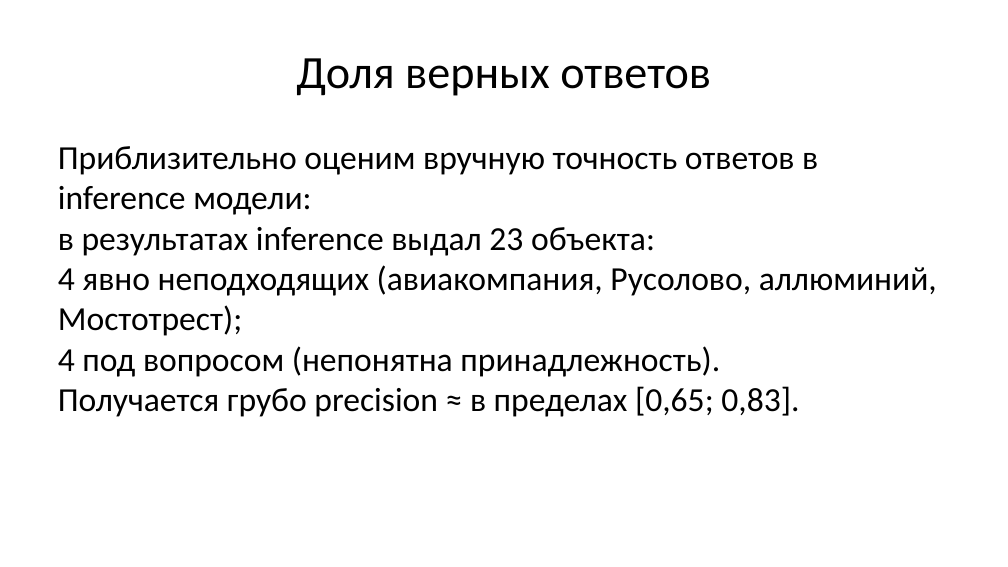
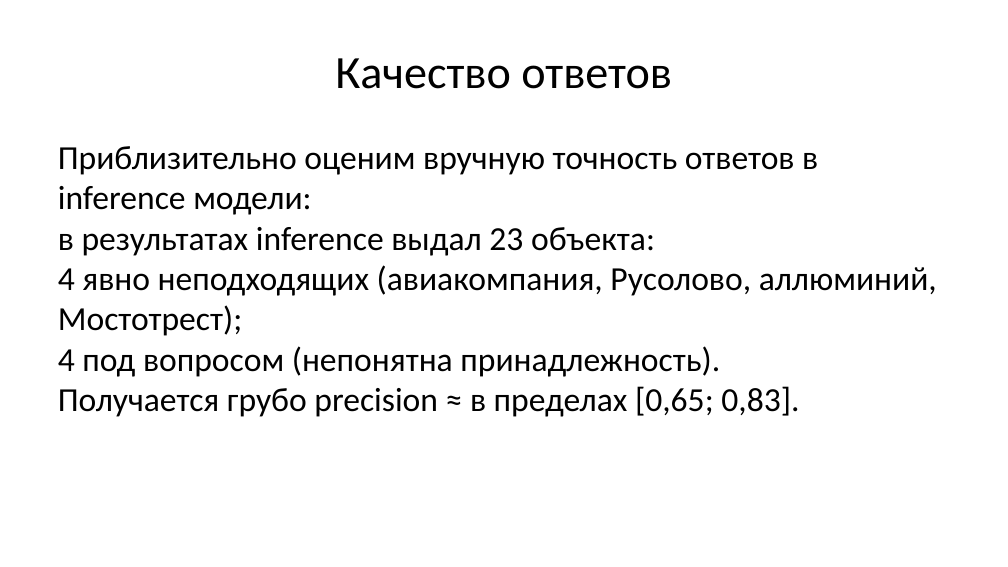
Before and after one commit to Charles-Wi/OtusML, a slide deck: slide 4 of Diploma/User cases при использовании моделей.pptx. Drawn at 1008x567 pixels with LibreOffice and Linux fonts; fonts in the diff are those of the drawing. Boxes give left, top, right and bottom in pixels: in the first picture for what was removed or moved away, otherwise in the second. Text is boxed around its words. In the diff, an @@ line names an element or a change of style, - is before the commit and + after.

```diff
--- a/Diploma/User cases при использовании моделей.pptx
+++ b/Diploma/User cases при использовании моделей.pptx
@@ title at [335, 58, 672, 89]: text changed @@
-Доля верных ответов
+Качество ответов
```
Also in this commit, not shown: 3 other slides changed, 1 other file.
